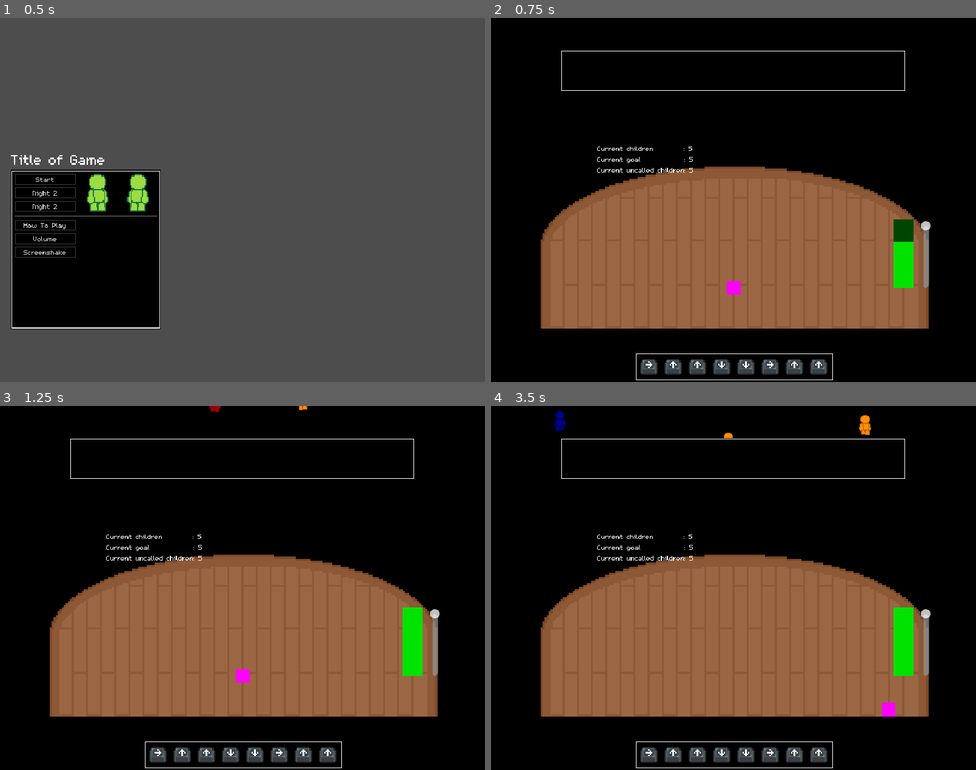
Above: before the commit, frames 1-4 (two rows, left to right).
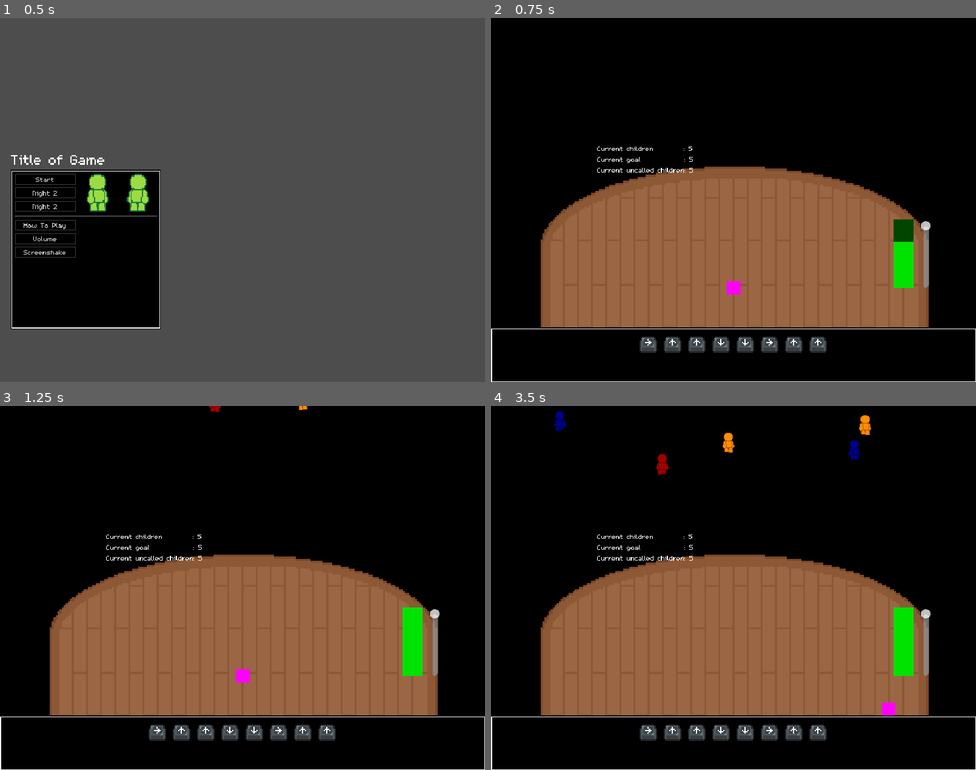
Above: after the commit, the same moments.

Repository: InRe-Dan/MiniJameGam34
Game: Godot game, scene res://menus/main_menu.tscn
The game is run twice, just before and just after one commit, with the same random seed, the same clock (stepped at 60 frames per second) and the same inputs.
Inputs:
- Up to frame 1 (0.5 s): no input
- Up to frame 2 (0.75 s): click "Night 2" at 0.5 s
- Up to frame 3 (1.25 s): no input
- Up to frame 4 (3.5 s): tap Enter at 1.25 s; hold D (move_right) 1.28-2.03 s; hold S (move_down) 2.03-2.78 s; hold D (move_right) from 2.78 s (still down)

Frame 1 is identical in both runs. In frame 2, 3.5% of the frame differs, in the area x 0-100%, y 9-100%; in frame 3, 3.5%; in frame 4, 3.8%, in the area x 0-100%, y 8-100%.

Commit message:
UI Restructuring

Diff:
--- a/Hazard/spectators/spectator.tscn
+++ b/Hazard/spectators/spectator.tscn
@@ -98,7 +98,7 @@
 sprite_frames = SubResource("SpriteFrames_n1hrr")
 animation = &"walk"
 autoplay = "idle"
-frame_progress = 0.0560436
+frame_progress = 0.630513
 
 [node name="Debug" type="Label" parent="."]
 visible = false
--- a/Jokes/dialogue_container.gd
+++ b/Jokes/dialogue_container.gd
@@ -27,7 +27,7 @@
 	joke.progress.connect(progress)
 
 func success() -> void:
-	punchline.text = joke.punchline
+	# punchline.text = joke.punchline
 	setup.label_settings.font_color = Color.LAWN_GREEN
 	punchline.label_settings.font_color = Color.LAWN_GREEN
 
--- a/Jokes/dialogue_container.tscn
+++ b/Jokes/dialogue_container.tscn
@@ -14,25 +14,24 @@
 grow_vertical = 2
 script = ExtResource("1_qr6hl")
 
-[node name="PanelContainer" type="PanelContainer" parent="."]
+[node name="MarginContainer" type="MarginContainer" parent="."]
 layout_mode = 2
 
-[node name="MarginContainer" type="MarginContainer" parent="PanelContainer"]
-layout_mode = 2
-
-[node name="VBoxContainer" type="VBoxContainer" parent="PanelContainer/MarginContainer"]
-custom_minimum_size = Vector2(500, 50)
+[node name="VBoxContainer" type="VBoxContainer" parent="MarginContainer"]
+custom_minimum_size = Vector2(500, 0)
 layout_mode = 2
 alignment = 1
 
-[node name="Setup" type="Label" parent="PanelContainer/MarginContainer/VBoxContainer"]
+[node name="Setup" type="Label" parent="MarginContainer/VBoxContainer"]
 unique_name_in_owner = true
 layout_mode = 2
 text = "Here's where the joke is gonna be!"
 label_settings = SubResource("LabelSettings_tnk6f")
+horizontal_alignment = 1
 
-[node name="Punchline" type="Label" parent="PanelContainer/MarginContainer/VBoxContainer"]
+[node name="Punchline" type="Label" parent="MarginContainer/VBoxContainer"]
 unique_name_in_owner = true
+visible = false
 layout_mode = 2
 text = "Here's where the punchline is gonna be!"
 label_settings = SubResource("LabelSettings_fclo0")
--- a/Jokes/keypress_prompt.gd
+++ b/Jokes/keypress_prompt.gd
@@ -17,7 +17,6 @@
 var current_index = 0
 
 func initialize(joke : JokeResource) -> void:
-	$Panel.modulate = Color.WHITE
 	self.joke = joke
 	joke.success.connect(finish)
 	joke.fail.connect(fail)
@@ -47,10 +46,9 @@
 		joke_container.get_children()[current_index].modulate = Color.WHITE
 
 func finish() -> void:
-	$Panel.modulate = Color.LAWN_GREEN
-
+	pass
 func fail() -> void:
-	$Panel.modulate = Color.RED
+	pass
 
 func add(keypress : JokeResource.Keypress) -> void:
 	var new : TextureRect = template.duplicate()
--- a/Jokes/keypress_prompt.tscn
+++ b/Jokes/keypress_prompt.tscn
@@ -44,12 +44,12 @@
 anchors_preset = 15
 anchor_right = 1.0
 anchor_bottom = 1.0
-offset_right = -1.0
-offset_bottom = -431.0
+offset_right = -592.0
+offset_bottom = -500.0
 grow_horizontal = 2
 grow_vertical = 2
 script = ExtResource("1_g8flf")
-template = NodePath("MarginContainer/HBoxContainer/Template")
+template = NodePath("HBoxContainer/Template")
 down = SubResource("AtlasTexture_q3qbj")
 down_pressed = SubResource("AtlasTexture_k7msn")
 right = SubResource("AtlasTexture_qbm52")
@@ -58,22 +58,13 @@
 up_pressed = SubResource("AtlasTexture_7lrlt")
 left = SubResource("AtlasTexture_cmvsb")
 left_pressed = SubResource("AtlasTexture_k744b")
-joke_container = NodePath("MarginContainer/HBoxContainer")
+joke_container = NodePath("HBoxContainer")
 
-[node name="Panel" type="Panel" parent="."]
+[node name="HBoxContainer" type="HBoxContainer" parent="."]
+custom_minimum_size = Vector2(0, 20)
 layout_mode = 2
 
-[node name="MarginContainer" type="MarginContainer" parent="."]
-layout_mode = 2
-theme_override_constants/margin_left = 5
-theme_override_constants/margin_top = 5
-theme_override_constants/margin_right = 5
-theme_override_constants/margin_bottom = 5
-
-[node name="HBoxContainer" type="HBoxContainer" parent="MarginContainer"]
-layout_mode = 2
-
-[node name="Template" type="TextureRect" parent="MarginContainer/HBoxContainer"]
+[node name="Template" type="TextureRect" parent="HBoxContainer"]
 custom_minimum_size = Vector2(32, 32)
 layout_mode = 2
 size_flags_horizontal = 4
--- a/Main/main.tscn
+++ b/Main/main.tscn
@@ -192,37 +192,31 @@
 
 [node name="JokeSystem" type="Node" parent="." node_paths=PackedStringArray("keypress_prompt_container", "dialogue_container")]
 script = ExtResource("3_wbmed")
-keypress_prompt_container = NodePath("PromptContainer")
-dialogue_container = NodePath("DialogueContainer")
-
-[node name="DialogueContainer" parent="JokeSystem" instance=ExtResource("8_mh3dp")]
-offset_left = -1.0
-offset_bottom = -384.0
-
-[node name="PromptContainer" type="CenterContainer" parent="JokeSystem"]
+keypress_prompt_container = NodePath("CenterContainer/VBoxContainer/PromptContainer")
+dialogue_container = NodePath("CenterContainer/VBoxContainer/DialogueContainer")
+
+[node name="CenterContainer" type="MarginContainer" parent="JokeSystem"]
+offset_left = -5.0
+offset_top = 455.0
+offset_right = 725.0
+offset_bottom = 545.0
+
+[node name="Panel" type="Panel" parent="JokeSystem/CenterContainer"]
+custom_minimum_size = Vector2(30, 30)
+layout_mode = 2
+
+[node name="VBoxContainer" type="VBoxContainer" parent="JokeSystem/CenterContainer"]
+layout_mode = 2
+
+[node name="PromptContainer" type="CenterContainer" parent="JokeSystem/CenterContainer/VBoxContainer"]
 z_index = 10
-anchors_preset = 7
-anchor_left = 0.5
-anchor_top = 1.0
-anchor_right = 0.5
-anchor_bottom = 1.0
-offset_left = -249.0
-offset_top = -40.0
-offset_right = 251.0
-offset_bottom = 2.0
-grow_horizontal = 2
-grow_vertical = 0
-
-[node name="ColorRect" type="ColorRect" parent="JokeSystem"]
-anchors_preset = 12
-anchor_top = 1.0
-anchor_right = 1.0
-anchor_bottom = 1.0
-offset_top = -80.0
-offset_bottom = 48.0
-grow_horizontal = 2
-grow_vertical = 0
-color = Color(0, 0, 0, 1)
+custom_minimum_size = Vector2(0, 50)
+layout_mode = 2
+size_flags_vertical = 0
+
+[node name="DialogueContainer" parent="JokeSystem/CenterContainer/VBoxContainer" instance=ExtResource("8_mh3dp")]
+layout_mode = 2
+size_flags_vertical = 0
 
 [node name="SpawnElevation" type="Marker2D" parent="."]
 position = Vector2(360, -49)
